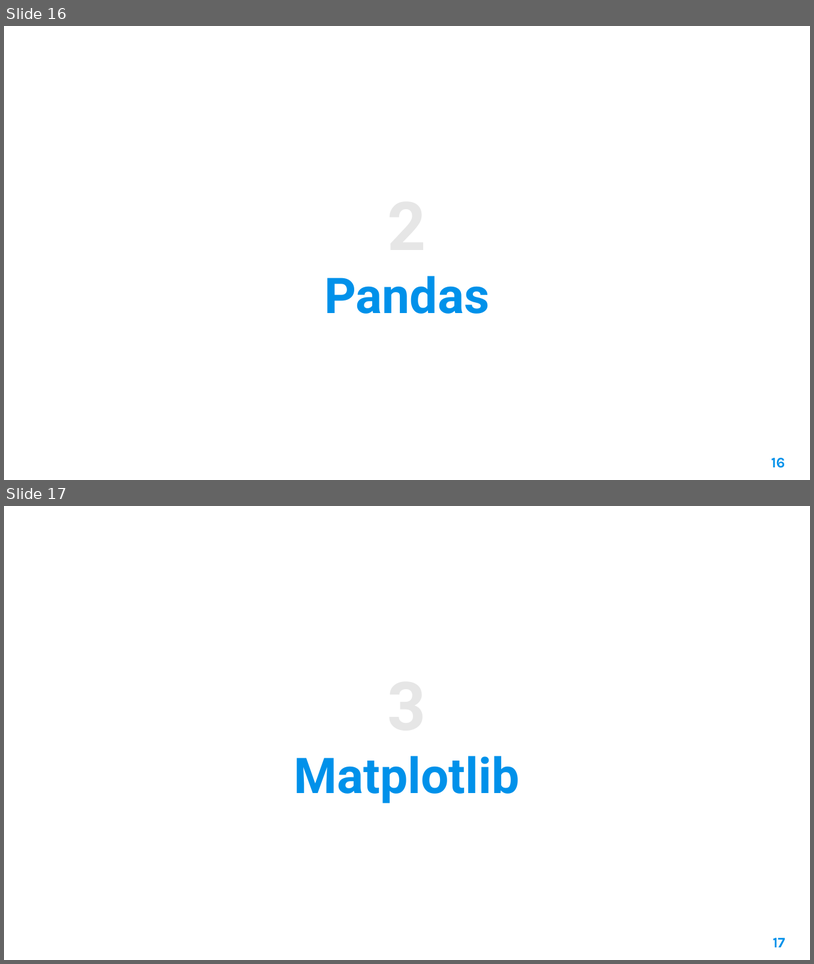
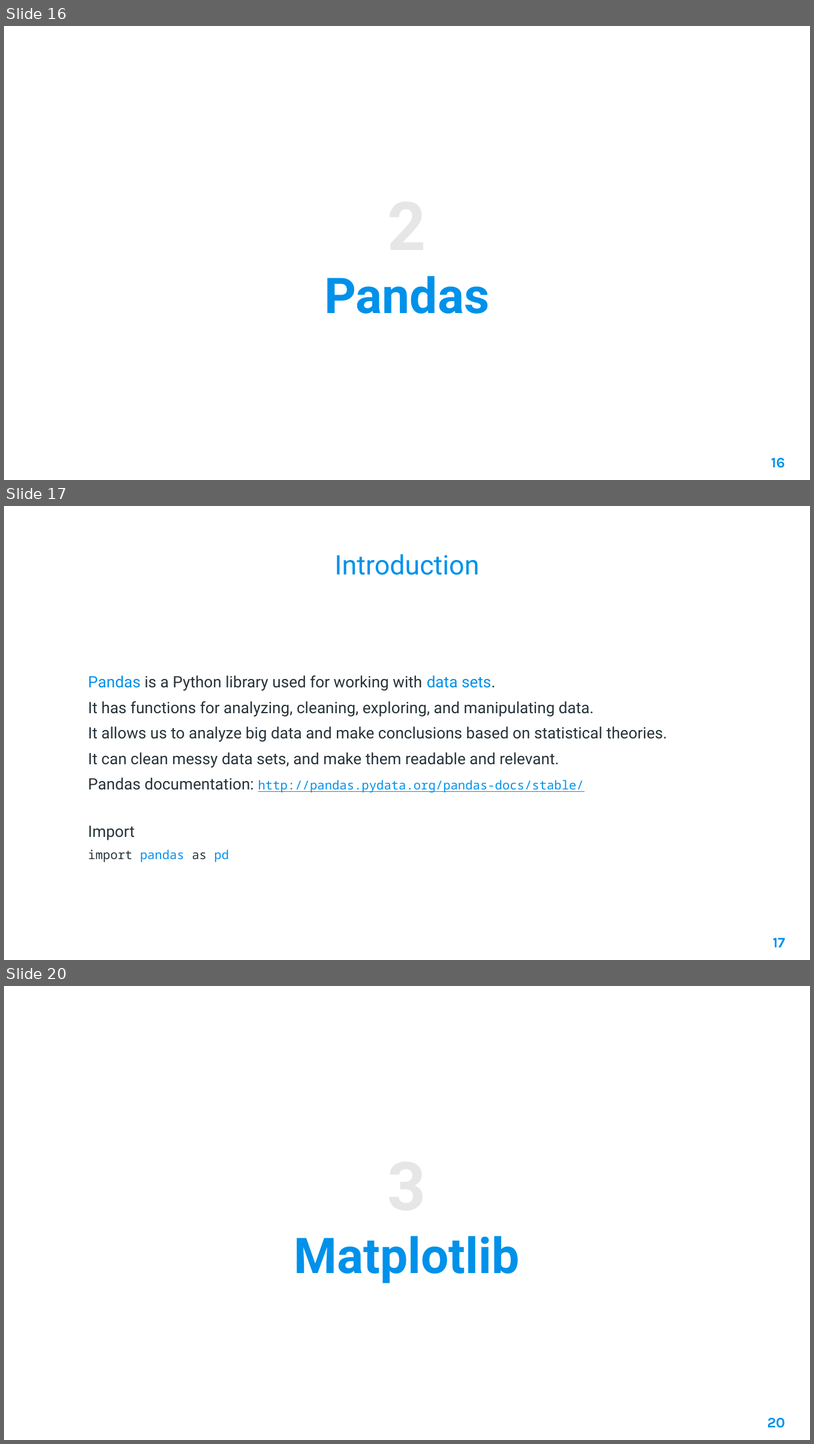
Before and after one commit to AleeRezaa/learn-python, a slide deck: 2 Data Science.pptx. Shown one above the other, each under a label of ours: slides 16 and 17 before the commit, slides 16, 17 and 20 after it; the slides between them are not shown. The pictures are 814x964 and 814x1444 pixels, drawn with LibreOffice and Linux fonts; fonts in the diff are those of the drawing; background and template pictures are left out. Boxes give left, top, right and bottom in pixels: in the first picture for what was removed or moved away, otherwise in the second. Text is boxed around its words. In the diff, an @@ line names an element or a change of style, - is before the commit and + after.

Commit message:
add pd introduction

```diff
--- a/2 Data Science.pptx
+++ b/2 Data Science.pptx
@@ slide 17 added at (4, 506, 810, 960), background picture (left out) @@
@@ title added at (335, 554, 479, 575), 24 pt, text #0091EA @@
+Introduction
@@ text added at (88, 675, 668, 862), 14 pt, text #263238 @@
+Pandas is a Python library used for working with data sets.
+It has functions for analyzing, cleaning, exploring, and manipulating data.
+It allows us to analyze big data and make conclusions based on statistical theories.
+It can clean messy data sets, and make them readable and relevant.
+Pandas documentation: http://pandas.pydata.org/pandas-docs/stable/
+Import
+import pandas as pd
@@ page number added at (773, 937, 786, 947), 13 pt, text #0091EA, bold @@
+17
@@ what was slide 17 is now slide 20 @@
@@ page number at (768, 1417, 786, 1428): text changed @@
-17
+20
```
Also in this commit, not shown: 2 other slides added, 1 other file.
